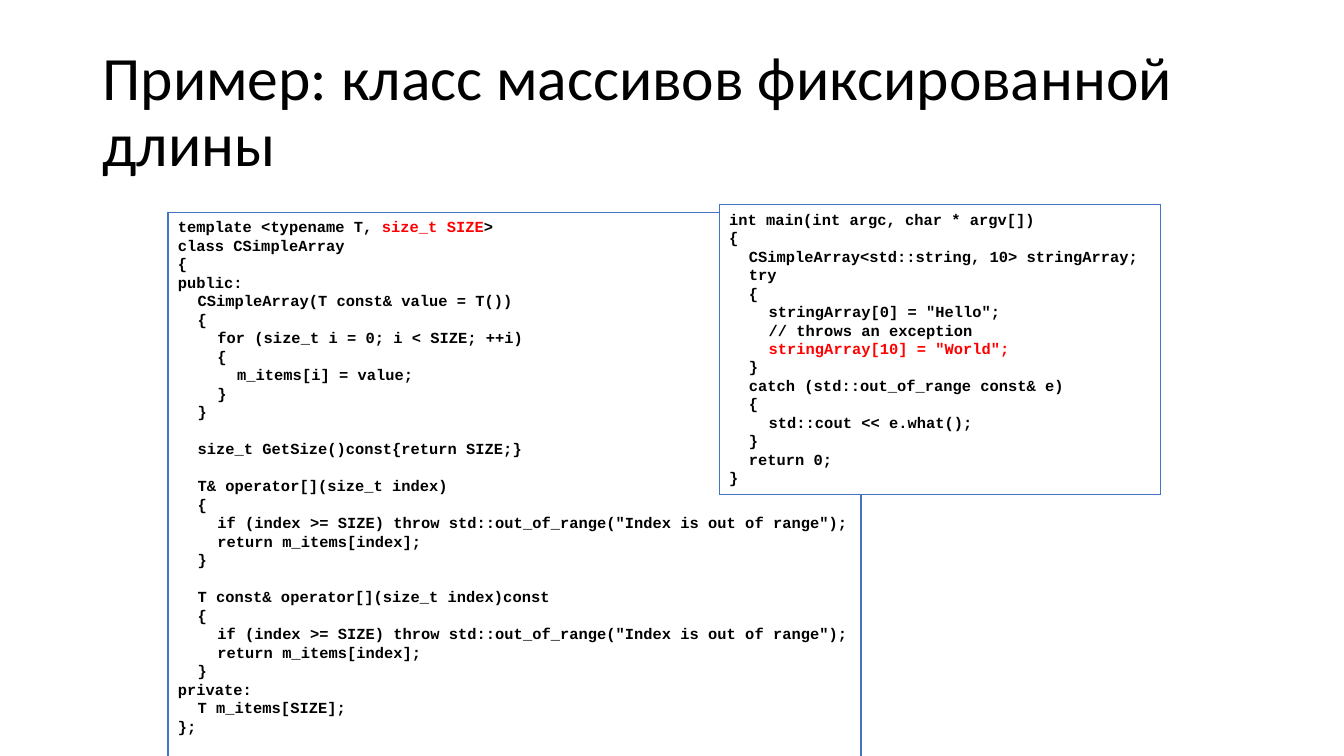
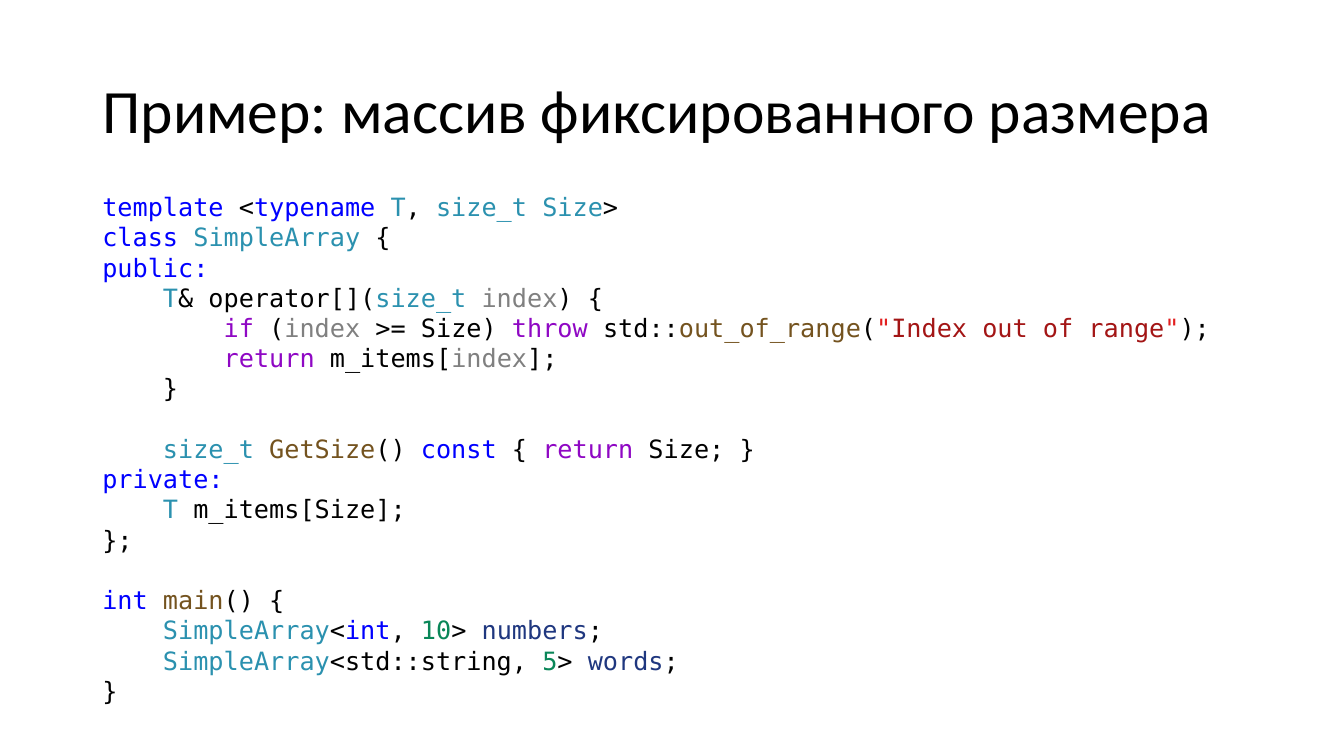
Before and after one commit to alexey-malov/oop, a slide deck: slide 18 of lectures/06/Обобщенное программирование, шаблоны.pptx (slide 27 before the commit). Drawn at 1344x756 pixels with LibreOffice and Linux fonts; fonts in the diff are those of the drawing. Boxes give left, top, right and bottom in pixels: in the first picture for what was removed or moved away, otherwise in the second. Text is boxed around its words. In the diff, an @@ line names an element or a change of style, - is before the commit and + after.

```diff
--- a/lectures/06/Обобщенное программирование, шаблоны.pptx
+++ b/lectures/06/Обобщенное программирование, шаблоны.pptx
@@ title at box(102, 91, 1211, 143): text changed @@
-Пример: класс массивов фиксированной длины
+Пример: массив фиксированного размера
@@ text added at box(102, 196, 1209, 676), 18 pt, text #000000 @@
+template <typename T, size_t Size>
+class SimpleArray {
+public:
+T& operator[](size_t index) {
+if (index >= Size) throw std::out_of_range("Index out of range");
+return m_items[index];
+}
+size_t GetSize() const { return Size; }
+private:
+T m_items[Size];
+};
+int main() {
+SimpleArray<int, 10> numbers;
+SimpleArray<std::string, 5> words;
+}
@@ rectangle removed at box(720, 205, 1162, 495) @@
-int main(int argc, char * argv[])
-{
-CSimpleArray<std::string, 10> stringArray;
-try
-{
-stringArray[0] = "Hello";
-// throws an exception
-stringArray[10] = "World";
-}
-catch (std::out_of_range const& e)
-{
-std::cout << e.what();
-}
-return 0;
-}
@@ rectangle removed at box(168, 213, 862, 756) @@
-template <typename T, size_t SIZE>
-class CSimpleArray
-{
-public:
-CSimpleArray(T const& value = T())
-{
-for (size_t i = 0; i < SIZE; ++i)
-{
-m_items[i] = value;
-}
-}
-size_t GetSize()const{return SIZE;}
-T& operator[](size_t index)
-{
-if (index >= SIZE) throw std::out_of_range("Index is out of range");
-return m_items[index];
-}
-T const& operator[](size_t index)const
-{
-if (index >= SIZE) throw std::out_of_range("Index is out of range");
-return m_items[index];
-}
-private:
-T m_items[SIZE];
-};
```
Also in this commit, not shown: 8 other slides changed, 6 slides added, 17 slides removed, 1 other file.
